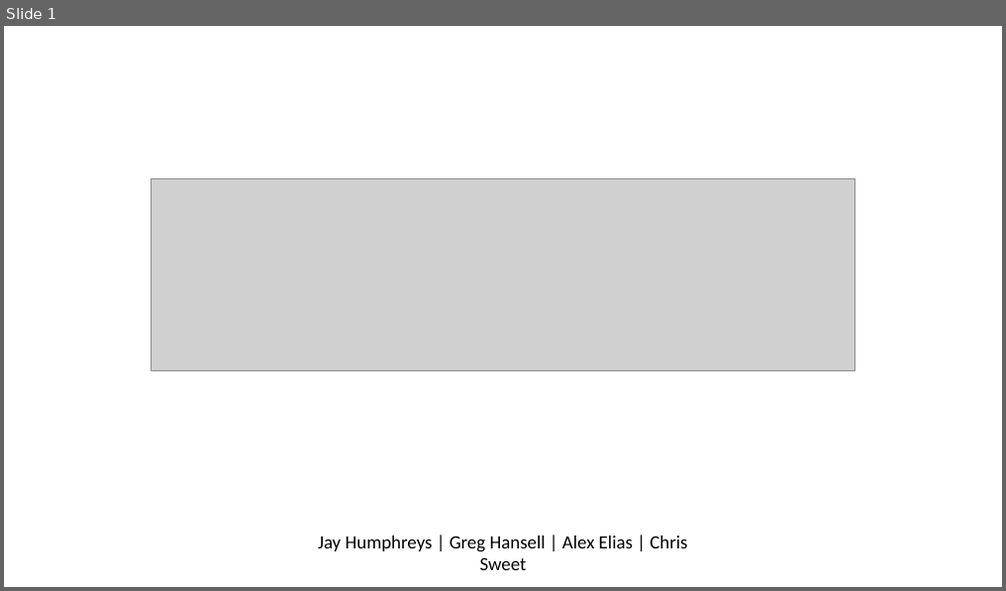
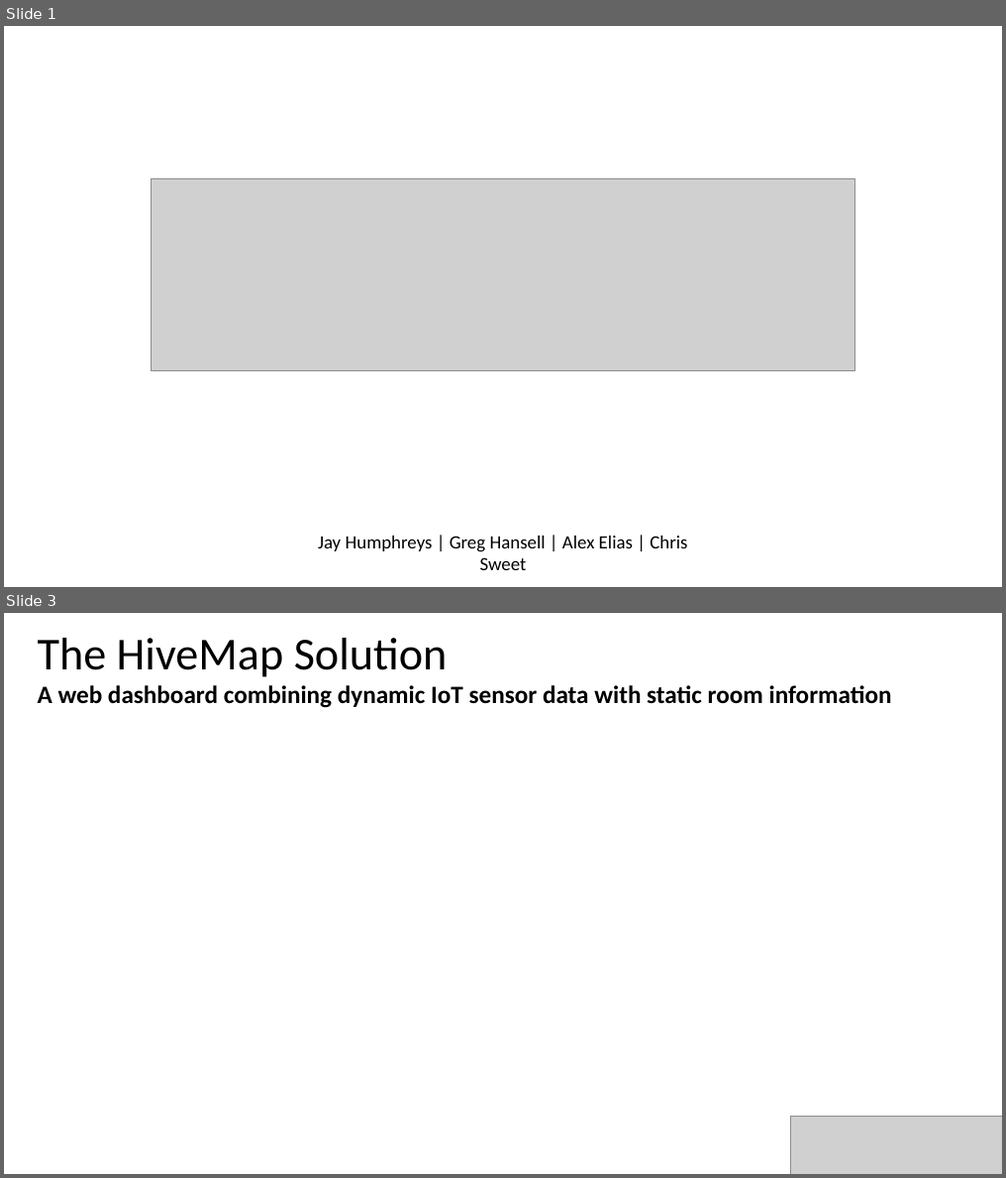
Before and after one commit to gregjhansell97/hive-map, a slide deck: presentation.pptx. Shown one above the other, each under a label of ours: slide 1 before the commit, slides 1 and 3 after it; the slides between them are not shown. The pictures are 1006x591 and 1006x1178 pixels, drawn with LibreOffice and Linux fonts; fonts in the diff are those of the drawing; grey boxes stand for pictures. Boxes give left, top, right and bottom in pixels: in the first picture for what was removed or moved away, otherwise in the second. Text is boxed around its words. In the diff, an @@ line names an element or a change of style, - is before the commit and + after.

```diff
--- a/presentation.pptx
+++ b/presentation.pptx
@@ slide 3 added at bbox=[4, 613, 1002, 1174], background #FFFFFF @@
@@ text added at bbox=[38, 638, 892, 708], 24 pt, text #000000, bold @@
+The HiveMap Solution
+A web dashboard combining dynamic IoT sensor data with static room information
@@ picture added at bbox=[791, 1117, 1002, 1174] @@
```
Also in this commit, not shown: 2 slides changed, 3 other slides added, 2 slides removed, 1 other file.
